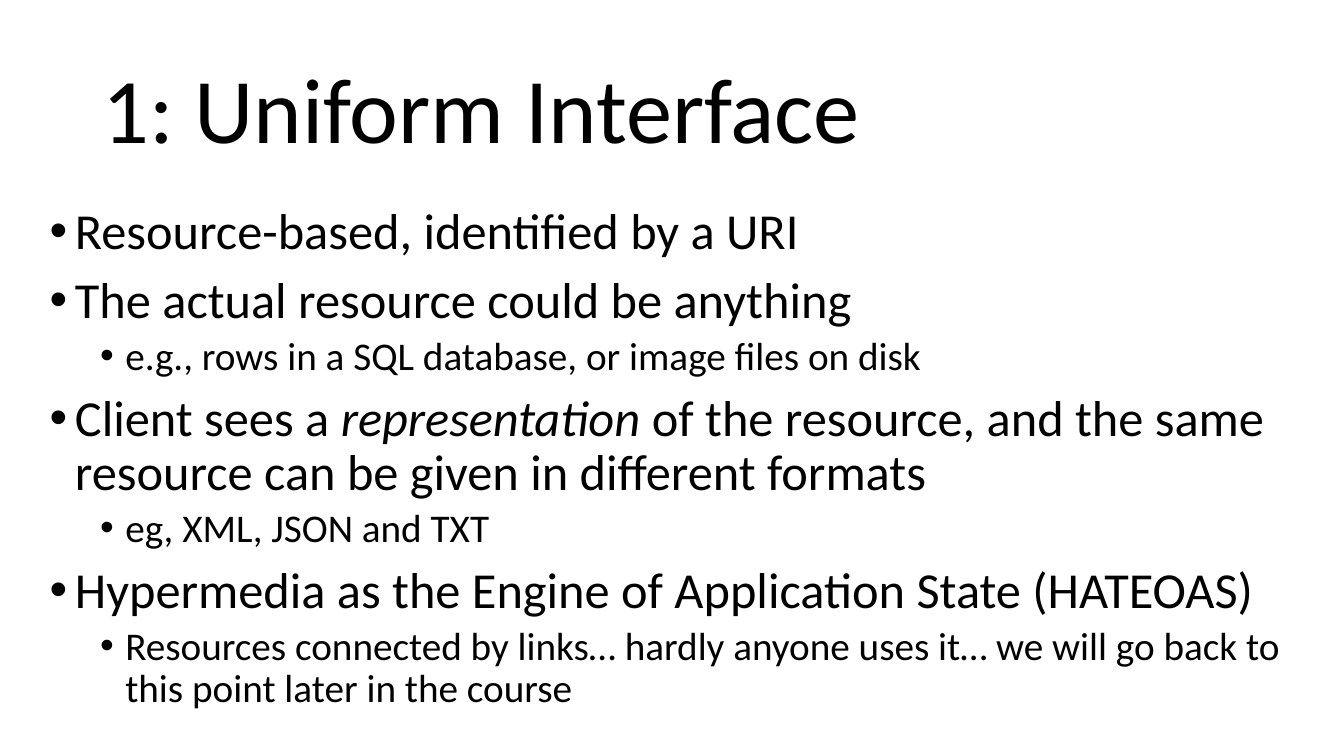
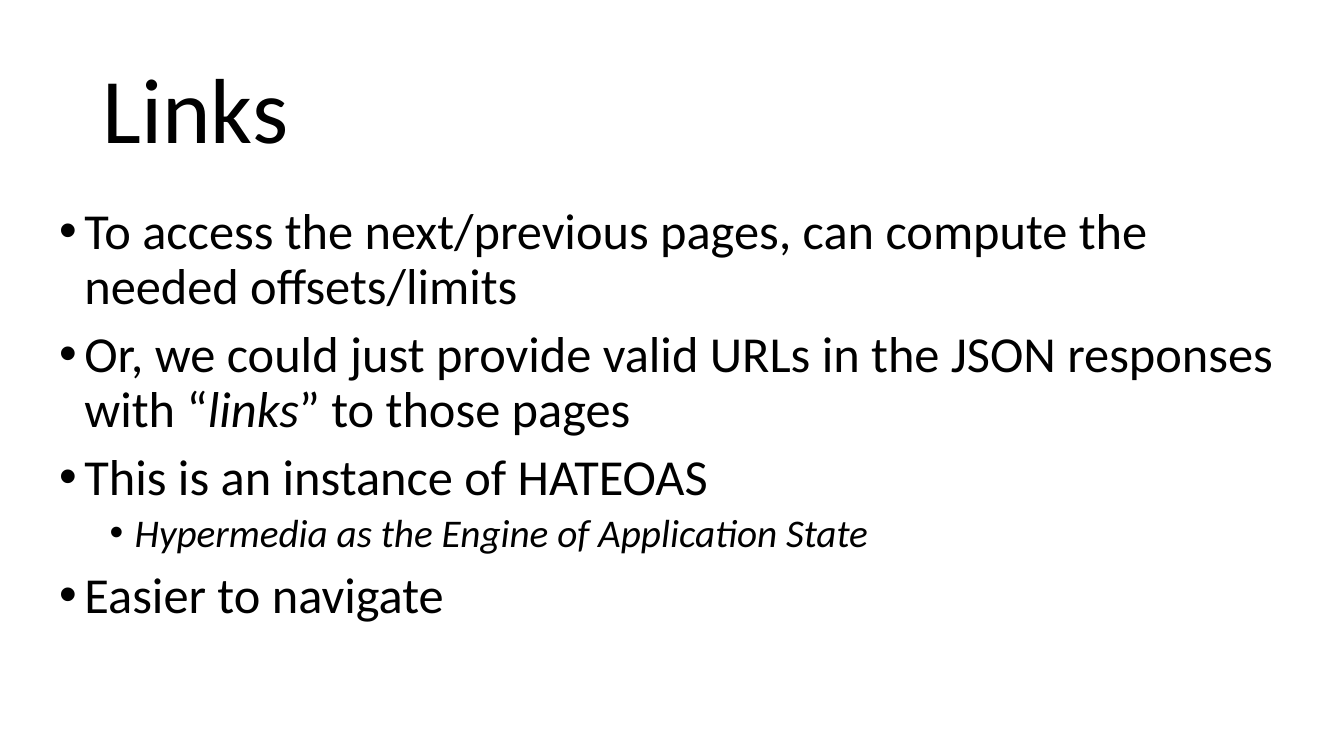
Before and after one commit to arcuri82/testing_security_development_enterprise_systems, a slide deck: slide 15 of doc/advanced/slides/lesson_04.pptx (slide 6 before the commit). Drawn at 1344x756 pixels with LibreOffice and Linux fonts; fonts in the diff are those of the drawing. Boxes give left, top, right and bottom in pixels: in the first picture for what was removed or moved away, otherwise in the second. Text is boxed around its words. In the diff, an @@ line names an element or a change of style, - is before the commit and + after.

```diff
--- a/doc/advanced/slides/lesson_04.pptx
+++ b/doc/advanced/slides/lesson_04.pptx
@@ title at [102,79,288,144]: text changed @@
-1: Uniform Interface
+Links
@@ text at [84,214,1273,622]: text changed @@
-• Resource-based, identified by a URI
-• The actual resource could be anything
-  • e.g., rows in a SQL database, or image files on disk
-• Client sees a representation of the resource, and the same resource can be given in different formats
-  • eg, XML, JSON and TXT
-• Hypermedia as the Engine of Application State (HATEOAS)
-  • Resources connected by links… hardly anyone uses it… we will go back to this point later in the course
+• To access the next/previous pages, can compute the needed offsets/limits
+• Or, we could just provide valid URLs in the JSON responses with “links” to those pages
+• This is an instance of HATEOAS
+  • Hypermedia as the Engine of Application State
+• Easier to navigate
```
Also in this commit, not shown: 5 other slides changed, 17 slides added, 31 slides removed, 17 other files.
